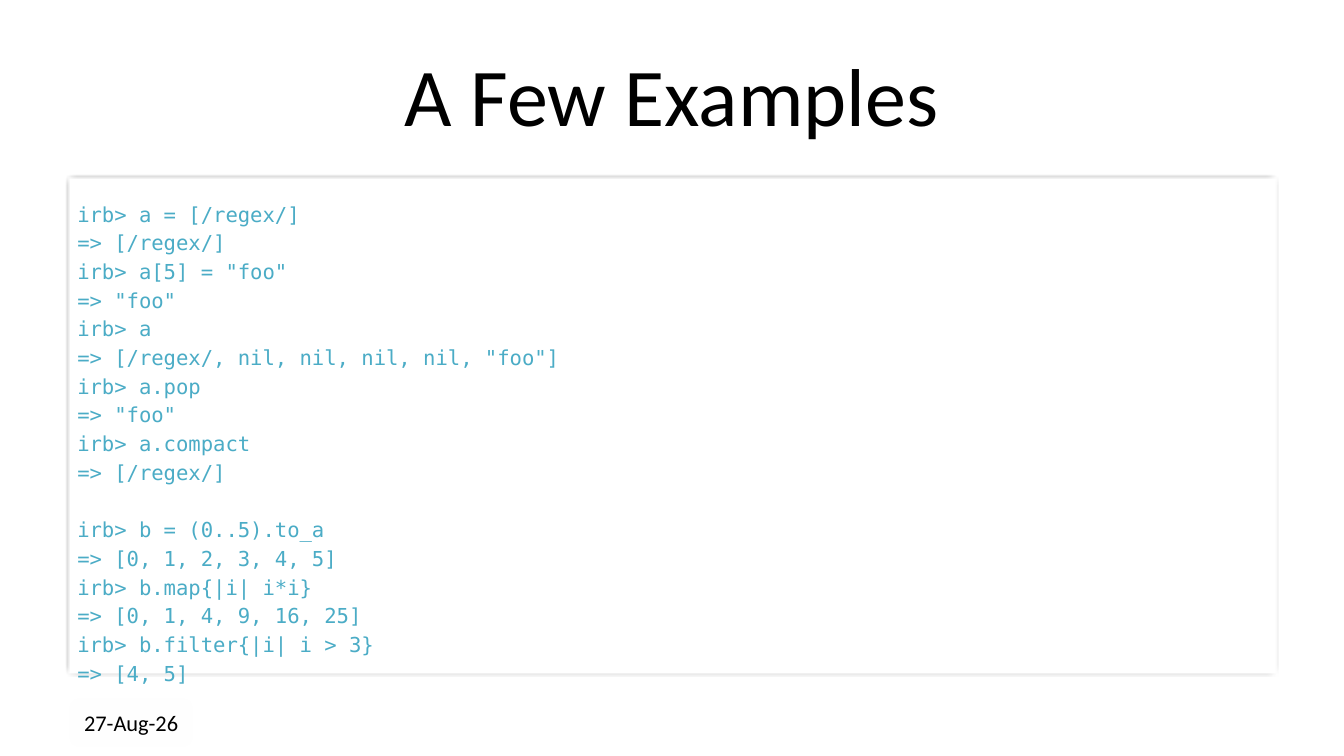
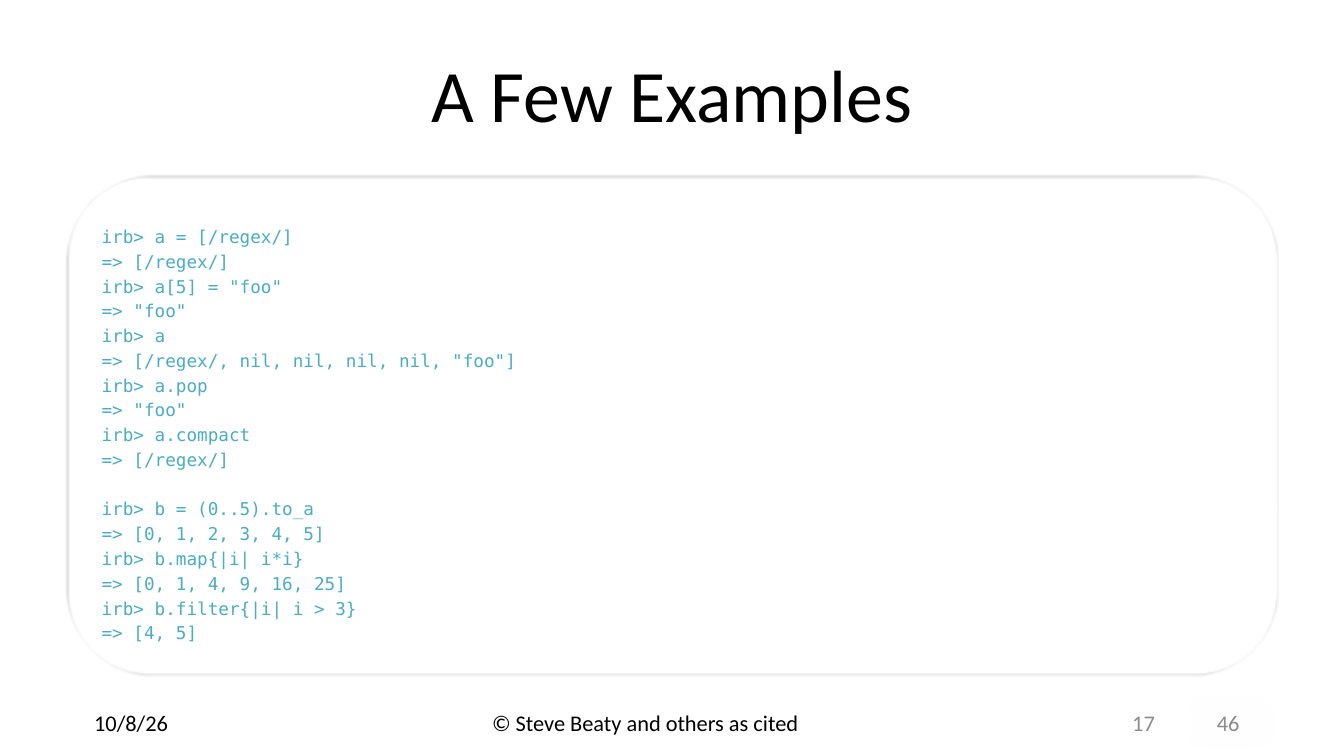
Before and after one commit to drb80/WebAppDev, a slide deck: slide 17 of Slides/Chapter02.pptx. Drawn at 1344x756 pixels with LibreOffice and Linux fonts; fonts in the diff are those of the drawing; background and template pictures are left out. Boxes give left, top, right and bottom in pixels: in the first picture for what was removed or moved away, otherwise in the second. Text is boxed around its words. In the diff, an @@ line names an element or a change of style, - is before the commit and + after.

```diff
--- a/Slides/Chapter02.pptx
+++ b/Slides/Chapter02.pptx
@@ title "A Few Examples" at <box>431,70,913,134</box>: size 58.7 to 52.8 pt @@
@@ text "irb> a = [/regex/]" at <box>68,176,1277,676</box>: size 14.7 to 12.7 pt @@
@@ text removed at <box>84,716,178,735</box> @@
-27-Aug-26
@@ text added at <box>94,715,168,732</box>, 16 pt, text #000000 @@
+10/8/26
@@ text added at <box>516,715,798,735</box>, 16 pt, text #000000 @@
+© Steve Beaty and others as cited
@@ page number added at <box>1132,716,1155,731</box>, 16 pt, text #8C8C8C @@
+17
@@ text added at <box>1217,716,1240,731</box>, 16 pt, text #8C8C8C @@
+46
```
Also in this commit, not shown: 39 other slides changed, 6 slides added, 6 slides removed, 8 other files.
